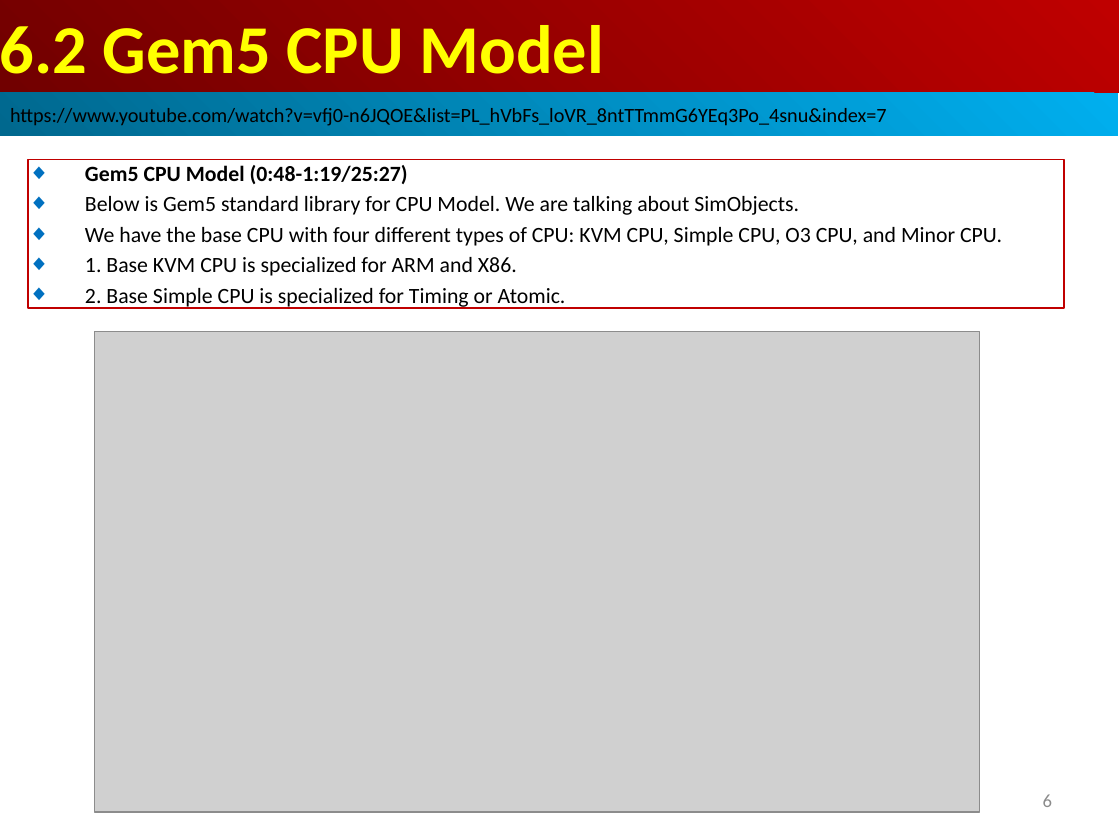
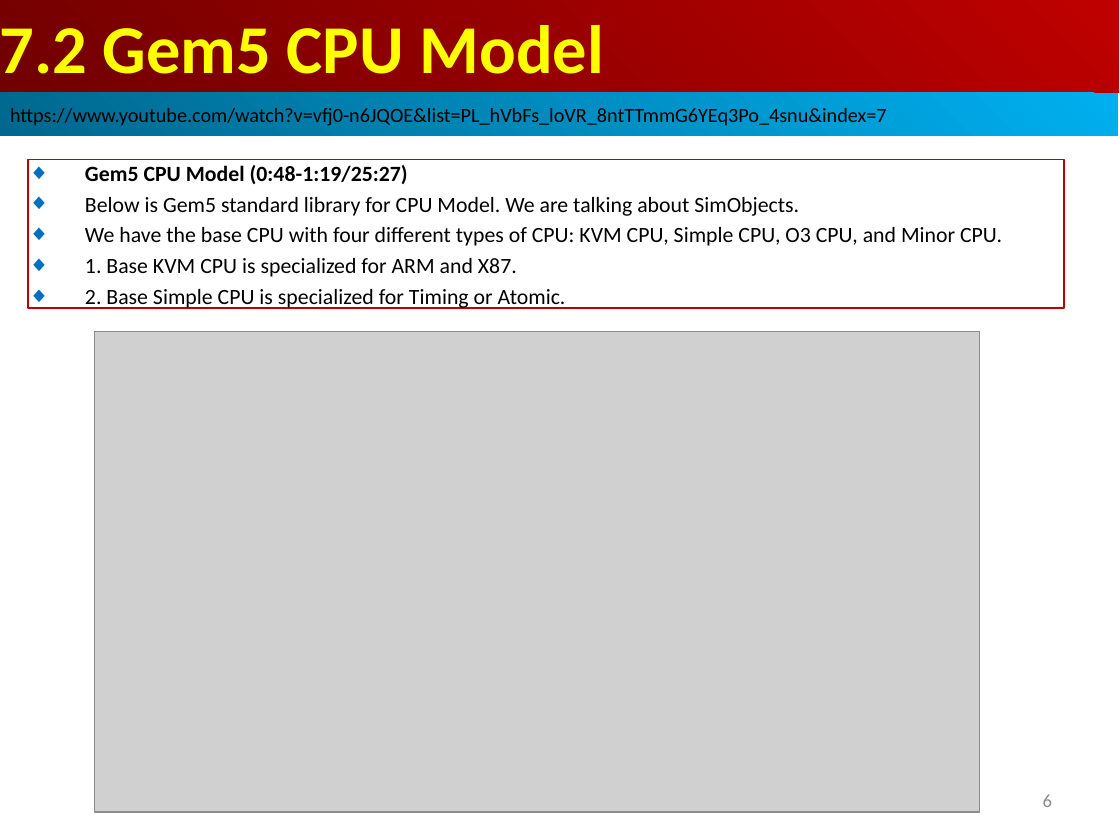
Before and after one commit to peterhchen/AIU_CS850_Gem5_McPAT, a slide deck: slide 6 of 050_Gem5/007.CPUModel/000_Video/007.CPUModel.ppt. Drawn at 1120x840 pixels with LibreOffice and Linux fonts; fonts in the diff are those of the drawing; grey boxes stand for pictures. Boxes give left, top, right and bottom in pixels: in the first picture for what was removed or moved away, otherwise in the second. Text is boxed around its words. In the diff, an @@ line names an element or a change of style, - is before the commit and + after.

```diff
--- a/050_Gem5/007.CPUModel/000_Video/007.CPUModel.ppt
+++ b/050_Gem5/007.CPUModel/000_Video/007.CPUModel.ppt
@@ text in rectangle at (0, 25, 603, 74): text changed @@
-6.2 Gem5 CPU Model
+7.2 Gem5 CPU Model
@@ text in rectangle at (85, 258, 517, 277): text changed @@
-◆ 1. Base KVM CPU is specialized for ARM and X86.
+◆ 1. Base KVM CPU is specialized for ARM and X87.
```
Also in this commit, not shown: 62 other slides changed.
